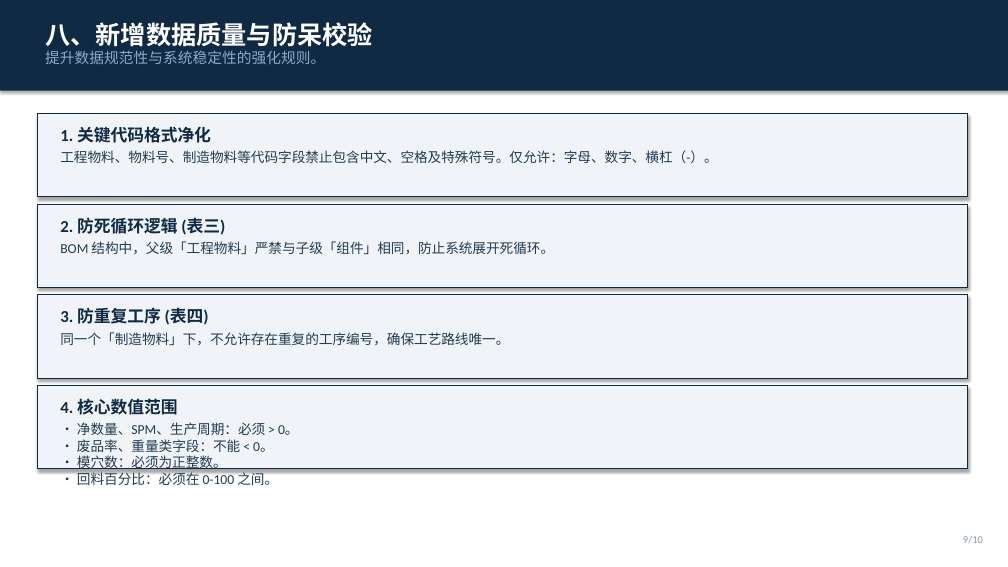
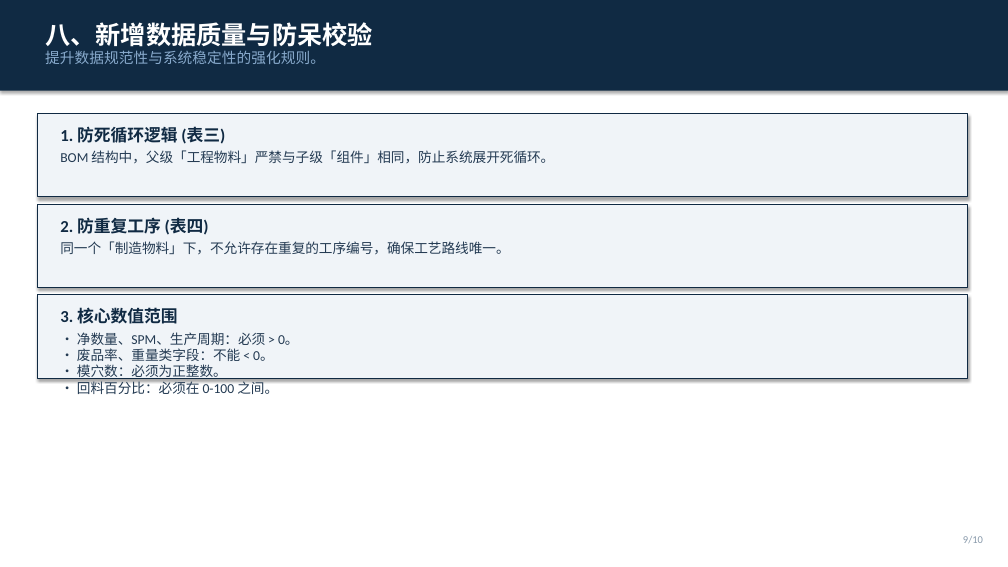
Before and after one commit to 18267313713-source/bom-check-tool, a slide deck: slide 9 of BOM_校验规则详情汇总.pptx. Drawn at 1008x567 pixels with LibreOffice and Linux fonts; fonts in the diff are those of the drawing. Boxes give left, top, right and bottom in pixels: in the first picture for what was removed or moved away, otherwise in the second. Text is boxed around its words. In the diff, an @@ line names an element or a change of style, - is before the commit and + after.

Commit message:
fix: allow special symbols in key fields and update PPT Co-authored-by: monkeycode-ai <monkeycode-ai@chaitin.com>

```diff
--- a/BOM_校验规则详情汇总.pptx
+++ b/BOM_校验规则详情汇总.pptx
@@ text at [60,127,554,164]: text changed @@
-1. 关键代码格式净化
-工程物料、物料号、制造物料等代码字段禁止包含中文、空格及特殊符号。仅允许：字母、数字、横杠（-）。
+1. 防死循环逻辑 (表三)
+BOM 结构中，父级「工程物料」严禁与子级「组件」相同，防止系统展开死循环。
@@ text at [60,217,509,255]: text changed @@
-2. 防死循环逻辑 (表三)
-BOM 结构中，父级「工程物料」严禁与子级「组件」相同，防止系统展开死循环。
+2. 防重复工序 (表四)
+同一个「制造物料」下，不允许存在重复的工序编号，确保工艺路线唯一。
@@ text at [60,307,299,394]: text changed @@
-3. 防重复工序 (表四)
-同一个「制造物料」下，不允许存在重复的工序编号，确保工艺路线唯一。
+3. 核心数值范围
+• 净数量、SPM、生产周期：必须 > 0。
+• 废品率、重量类字段：不能 < 0。
+• 模穴数：必须为正整数。
+• 回料百分比：必须在 0-100 之间。
@@ rectangle removed at [38,386,968,469] @@
@@ text removed at [60,398,299,485] @@
-4. 核心数值范围
-• 净数量、SPM、生产周期：必须 > 0。
-• 废品率、重量类字段：不能 < 0。
-• 模穴数：必须为正整数。
-• 回料百分比：必须在 0-100 之间。
```
Also in this commit, not shown: 2 other files.
